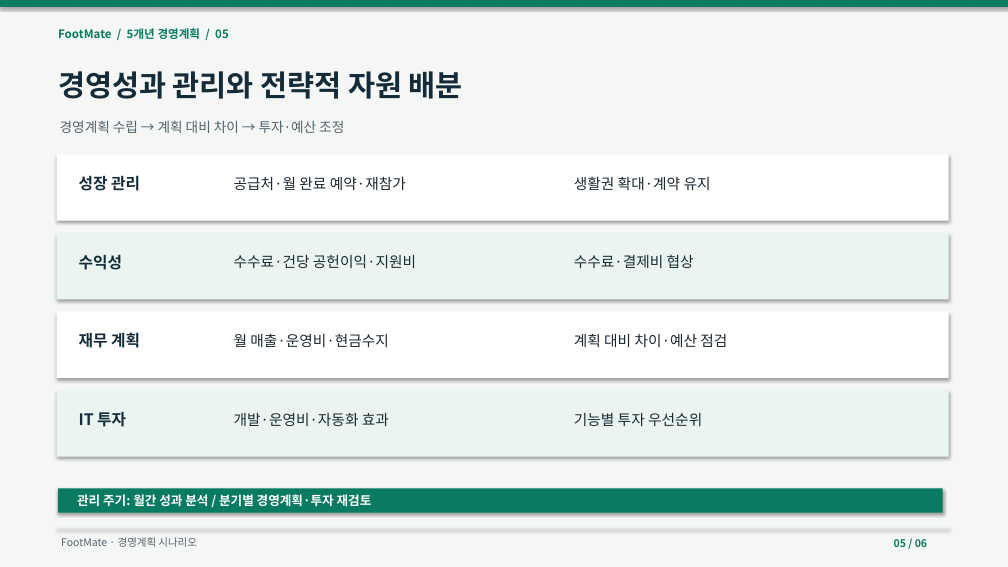
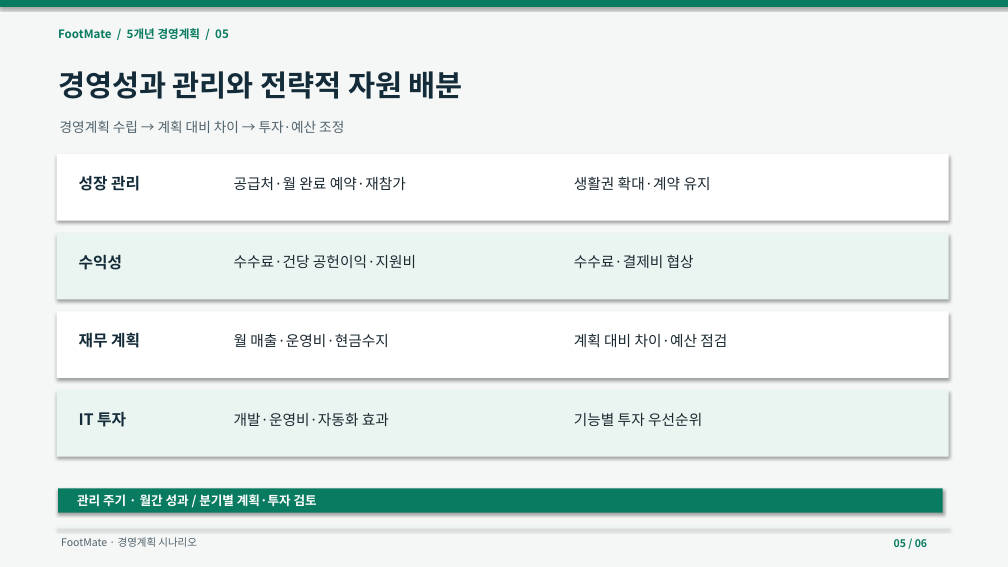
Before and after one commit to dohyunkimmm/footmate, a slide deck: slide 5 of src/case-study/downloads/footmate_5year_strategy.pptx. Drawn at 1008x567 pixels with LibreOffice and Linux fonts; fonts in the diff are those of the drawing. Boxes give left, top, right and bottom in pixels: in the first picture for what was removed or moved away, otherwise in the second. Text is boxed around its words. In the diff, an @@ line names an element or a change of style, - is before the commit and + after.

```diff
--- a/src/case-study/downloads/footmate_5year_strategy.pptx
+++ b/src/case-study/downloads/footmate_5year_strategy.pptx
@@ text at (77,494,317,506): text changed @@
-관리 주기: 월간 성과 분석 / 분기별 경영계획·투자 재검토
+관리 주기 · 월간 성과 / 분기별 계획·투자 검토
```
Also in this commit, not shown: 5 other slides changed, 16 other files.
